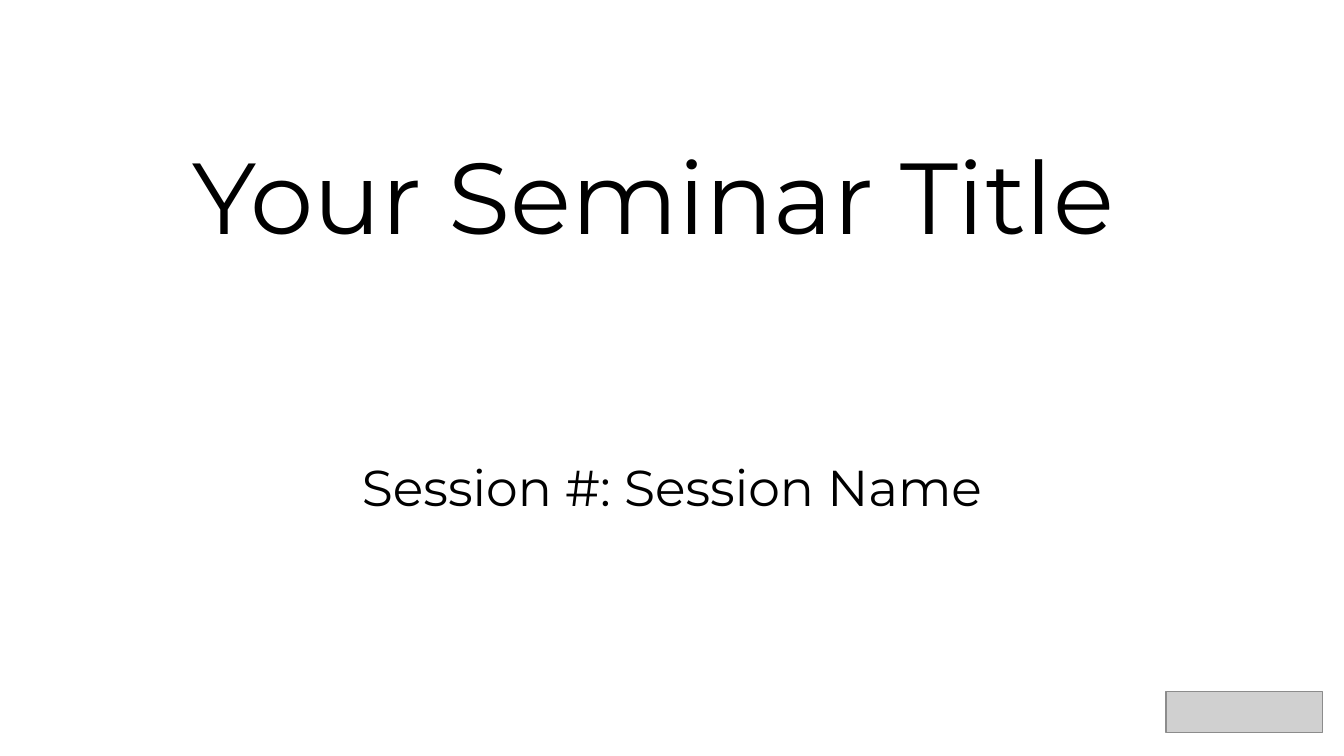
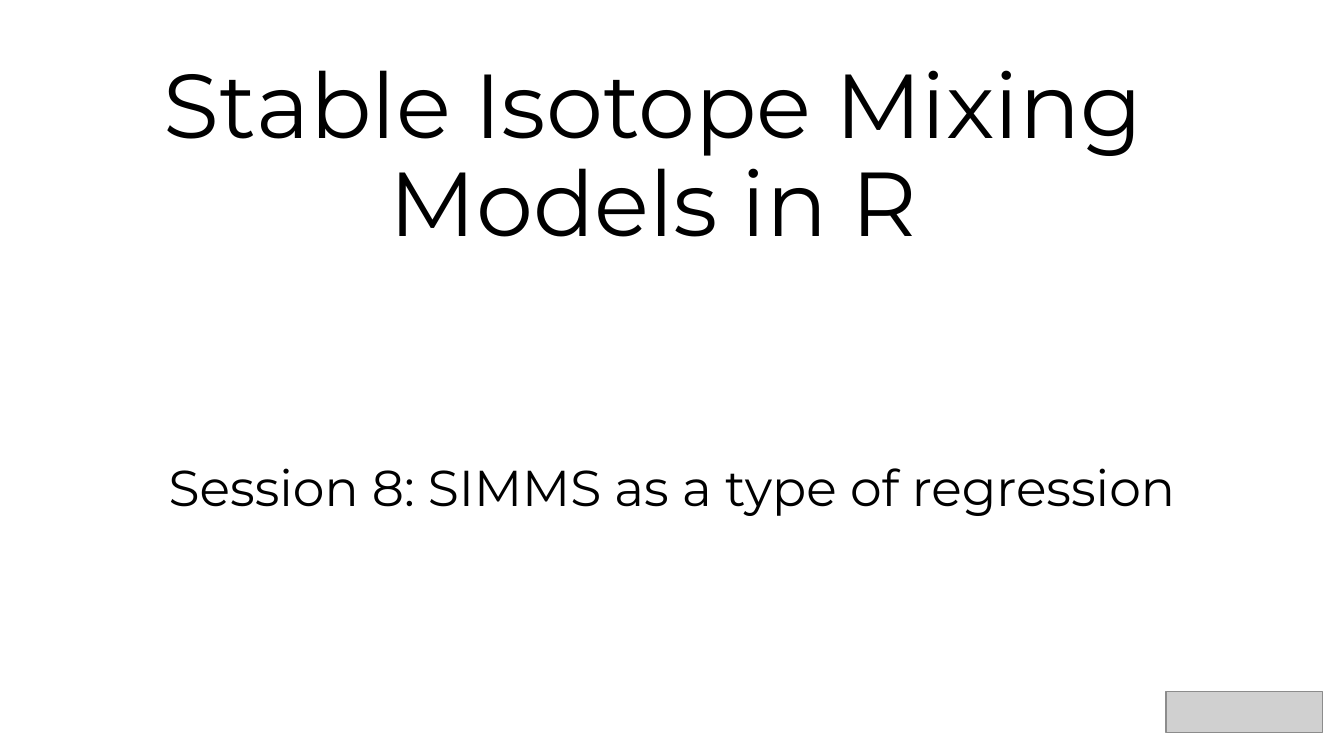
Before and after one commit to andrewcparnell/simms_course, a slide deck: slide 4 of Instats/Day-2/Session-8/simms-regression-instats.pptx. Drawn at 1344x756 pixels with LibreOffice and Linux fonts; fonts in the diff are those of the drawing; grey boxes stand for pictures. Boxes give left, top, right and bottom in pixels: in the first picture for what was removed or moved away, otherwise in the second. Text is boxed around its words. In the diff, an @@ line names an element or a change of style, - is before the commit and + after.

```diff
--- a/Instats/Day-2/Session-8/simms-regression-instats.pptx
+++ b/Instats/Day-2/Session-8/simms-regression-instats.pptx
@@ title at (164, 70, 1143, 237): text changed; size 72 to 64.8 pt @@
-Your Seminar Title
+Stable Isotope Mixing Models in R
@@ subtitle at (169, 468, 1175, 516): text changed @@
-Session #: Session Name
+Session 8: SIMMS as a type of regression
```
Also in this commit, not shown: 1 other slide changed, 1 slide removed, 17 other files.
